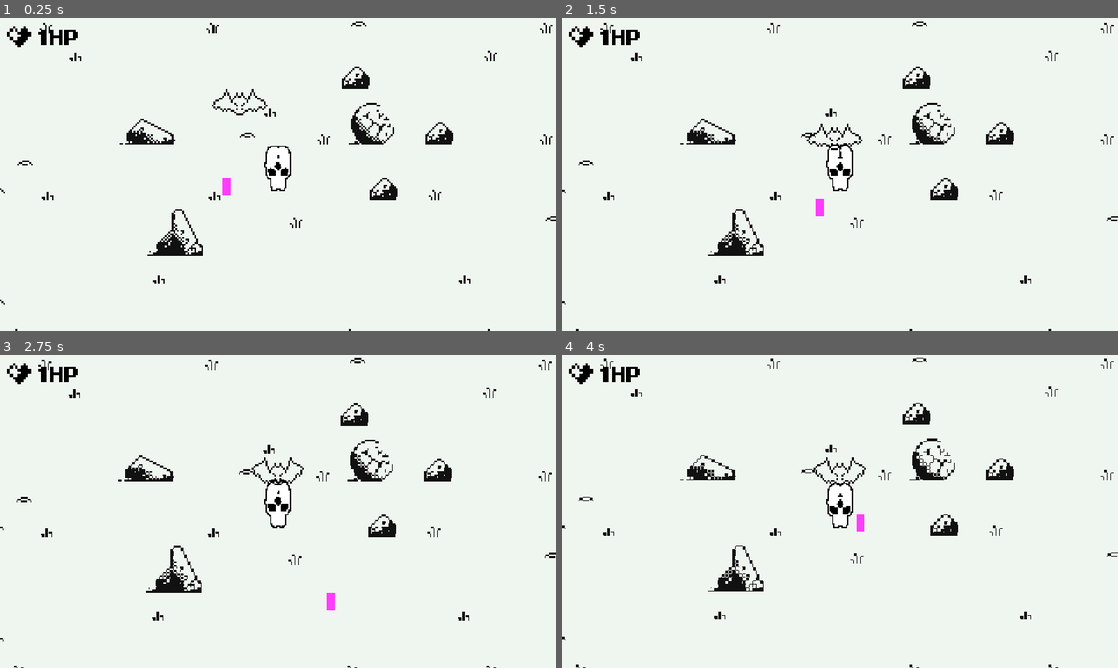
Above: before the commit, frames 1-4 (two rows, left to right).
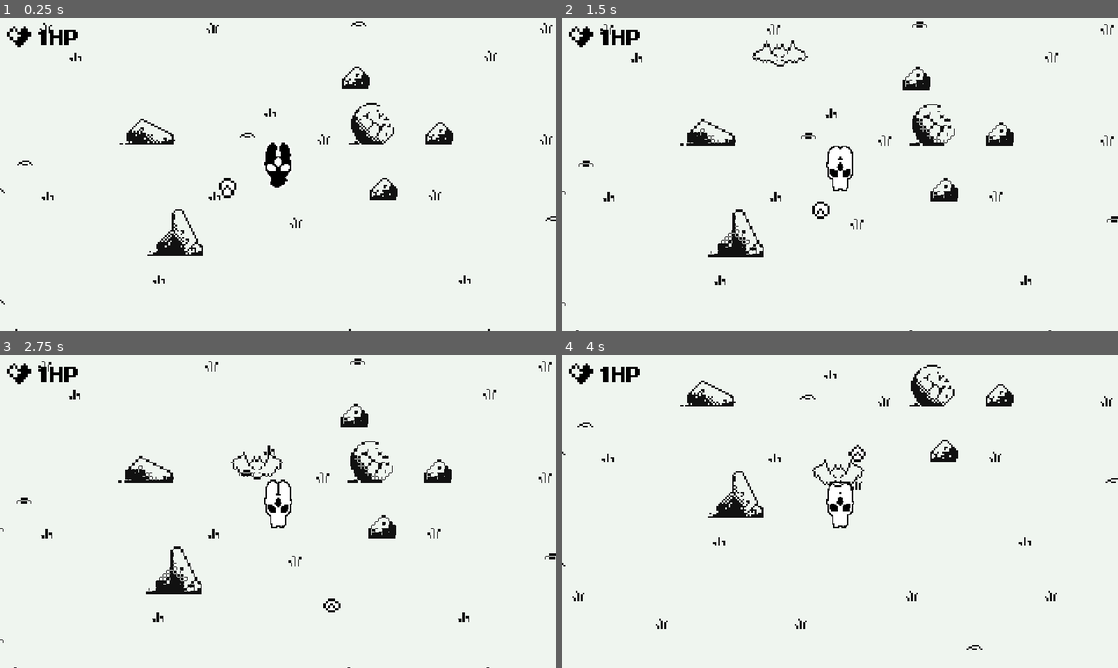
Above: after the commit, the same moments.

Repository: barssbekk/motherBaby
Game: Godot game, scene res://game.tscn
The game is run twice, just before and just after one commit, with the same random seed, the same clock (stepped at 60 frames per second) and the same inputs.
Inputs:
- Up to frame 1 (0.25 s): no input
- Up to frame 2 (1.5 s): hold Right (arrow_right) 0.53-1.28 s; hold Down (arrow_down) from 1.28 s (still down)
- Up to frame 3 (2.75 s): release Down (arrow_down) at 2.03 s; hold Right (arrow_right) from 2.03 s (still down)
- Up to frame 4 (4 s): release Right (arrow_right) at 2.78 s; hold Up (arrow_up) 2.78-3.53 s; hold Left (arrow_left) from 3.53 s (still down)

The runs differ from the first frame. In frame 1, 0.7% of the frame differs, in the area x 38-53%, y 22-58%; in frame 2, 1.3%; in frame 3, 1.5%; in frame 4, 4.1%, in the area x 0-100%, y 0-100%.

Commit message:
animations updated 0.2
+birth animation
+once birth logic
+baby animated sprite

Diff:
--- a/game.tscn
+++ b/game.tscn
@@ -152,7 +152,9 @@
 10:17/0/physics_layer_0/polygon_0/points = PackedVector2Array(-8, -8, 1.53125, -8, 8, 2.3125, 8, 8, -8, 8, -8, -0.1875)
 11:17/0 = 0
 12:17/0 = 0
+12:17/0/physics_layer_0/polygon_0/points = PackedVector2Array(-4.15625, 0.9375, 4.21875, -6.4375, 8, -6.25, 8, 8, -4.46875, 8)
 13:17/0 = 0
+13:17/0/physics_layer_0/polygon_0/points = PackedVector2Array(-8, -4.875, 6.71875, 1.5, 6.90625, 8, -8, 8)
 14:17/0 = 0
 15:17/0 = 0
 15:17/0/physics_layer_0/polygon_0/points = PackedVector2Array(0.40625, -5.625, 8, 0.375, 8, 8, -8, 8, -8, 1.625)
@@ -260,6 +262,7 @@
 4:30/0 = 0
 5:30/0 = 0
 6:30/0 = 0
+10:12/0 = 0
 
 [sub_resource type="TileSet" id="TileSet_qotdw"]
 physics_layer_0/collision_layer = 1
@@ -288,4 +291,5 @@
 
 [node name="Mob" parent="." instance=ExtResource("5_6v7r2")]
 z_index = 5
-position = Vector2(32, -100)
+position = Vector2(-2, -173)
+collision_mask = 2
--- a/scenes/baby.tscn
+++ b/scenes/baby.tscn
@@ -1,32 +1,76 @@
-[gd_scene load_steps=5 format=3 uid="uid://d26vwd4g3x0x8"]
+[gd_scene load_steps=11 format=3 uid="uid://d26vwd4g3x0x8"]
 
 [ext_resource type="Script" path="res://scripts/babyMovement.gd" id="1_sjrgl"]
+[ext_resource type="Texture2D" uid="uid://bplnrh7j6k0ug" path="res://assets/sprites/BabehAnims.png" id="2_f4uj0"]
 
 [sub_resource type="RectangleShape2D" id="RectangleShape2D_aicay"]
 size = Vector2(5, 10)
 
-[sub_resource type="CanvasTexture" id="CanvasTexture_rgjjr"]
+[sub_resource type="CircleShape2D" id="CircleShape2D_fum20"]
+radius = 6.5
 
-[sub_resource type="RectangleShape2D" id="RectangleShape2D_c3ddb"]
-size = Vector2(13, 17)
+[sub_resource type="AtlasTexture" id="AtlasTexture_d0n4o"]
+atlas = ExtResource("2_f4uj0")
+region = Rect2(0, 0, 42, 42)
+
+[sub_resource type="AtlasTexture" id="AtlasTexture_6bo0e"]
+atlas = ExtResource("2_f4uj0")
+region = Rect2(42, 0, 42, 42)
+
+[sub_resource type="AtlasTexture" id="AtlasTexture_yyjyc"]
+atlas = ExtResource("2_f4uj0")
+region = Rect2(84, 0, 42, 42)
+
+[sub_resource type="AtlasTexture" id="AtlasTexture_p3k6m"]
+atlas = ExtResource("2_f4uj0")
+region = Rect2(126, 0, 42, 42)
+
+[sub_resource type="AtlasTexture" id="AtlasTexture_hcrl8"]
+atlas = ExtResource("2_f4uj0")
+region = Rect2(168, 0, 42, 42)
+
+[sub_resource type="SpriteFrames" id="SpriteFrames_hxlul"]
+animations = [{
+"frames": [{
+"duration": 1.0,
+"texture": SubResource("AtlasTexture_d0n4o")
+}, {
+"duration": 1.0,
+"texture": SubResource("AtlasTexture_6bo0e")
+}, {
+"duration": 1.0,
+"texture": SubResource("AtlasTexture_yyjyc")
+}, {
+"duration": 1.0,
+"texture": SubResource("AtlasTexture_p3k6m")
+}, {
+"duration": 1.0,
+"texture": SubResource("AtlasTexture_hcrl8")
+}],
+"loop": true,
+"name": &"default",
+"speed": 5.0
+}]
 
 [node name="Baby" type="CharacterBody2D"]
 script = ExtResource("1_sjrgl")
 
 [node name="CollisionShape2D" type="CollisionShape2D" parent="."]
+visible = false
 position = Vector2(0.5, 0)
 shape = SubResource("RectangleShape2D_aicay")
-
-[node name="babySprite" type="Sprite2D" parent="."]
-modulate = Color(1, 0.235294, 1, 1)
-position = Vector2(0.5, 2.38419e-07)
-scale = Vector2(5, 10)
-texture = SubResource("CanvasTexture_rgjjr")
 
 [node name="Area2D" type="Area2D" parent="."]
 
 [node name="CollisionShape2D" type="CollisionShape2D" parent="Area2D"]
 position = Vector2(0.5, 0)
-shape = SubResource("RectangleShape2D_c3ddb")
+shape = SubResource("CircleShape2D_fum20")
+
+[node name="AnimatedSprite2D" type="AnimatedSprite2D" parent="."]
+position = Vector2(3, -1)
+scale = Vector2(1.42857, 1.42857)
+sprite_frames = SubResource("SpriteFrames_hxlul")
+autoplay = "default"
+frame_progress = 0.980927
 
 [connection signal="area_entered" from="Area2D" to="." method="_on_area_2d_area_entered"]
--- a/scenes/mob.tscn
+++ b/scenes/mob.tscn
@@ -1,7 +1,11 @@
-[gd_scene load_steps=4 format=3 uid="uid://f16y3mfyq1bv"]
+[gd_scene load_steps=7 format=3 uid="uid://f16y3mfyq1bv"]
 
 [ext_resource type="Script" path="res://scripts/mob.gd" id="1_rurde"]
+[ext_resource type="PackedScene" uid="uid://dc4xfsgjukcbm" path="res://scenes/HitboxComponent.tscn" id="2_ser45"]
 [ext_resource type="PackedScene" uid="uid://dpab547p7yqk4" path="res://scenes/bat.tscn" id="2_vlt1j"]
+[ext_resource type="PackedScene" uid="uid://bwdbnj13eriax" path="res://scenes/HealthComponent.tscn" id="3_l22xe"]
+
+[sub_resource type="CapsuleShape2D" id="CapsuleShape2D_cv2ch"]
 
 [sub_resource type="CapsuleShape2D" id="CapsuleShape2D_8a00q"]
 radius = 7.0
@@ -9,10 +13,22 @@
 [node name="Mob" type="CharacterBody2D"]
 script = ExtResource("1_rurde")
 
+[node name="HitboxComponent" parent="." node_paths=PackedStringArray("health_component") instance=ExtResource("2_ser45")]
+health_component = NodePath("../HealthComponent")
+
+[node name="CollisionShape2D" type="CollisionShape2D" parent="HitboxComponent"]
+position = Vector2(0, -3)
+rotation = -1.57079
+scale = Vector2(0.84, 1)
+shape = SubResource("CapsuleShape2D_cv2ch")
+
 [node name="bat" parent="." instance=ExtResource("2_vlt1j")]
 z_index = 5
 
 [node name="CollisionShape2D" type="CollisionShape2D" parent="."]
+visible = false
 position = Vector2(0, -3)
 rotation = -1.5708
 shape = SubResource("CapsuleShape2D_8a00q")
+
+[node name="HealthComponent" parent="." instance=ExtResource("3_l22xe")]
--- a/scenes/player.tscn
+++ b/scenes/player.tscn
@@ -1,9 +1,38 @@
-[gd_scene load_steps=38 format=3 uid="uid://cpijbgtfhbkqm"]
+[gd_scene load_steps=46 format=3 uid="uid://cpijbgtfhbkqm"]
 
 [ext_resource type="Script" path="res://scripts/playerMovement.gd" id="1_oy3nk"]
+[ext_resource type="Texture2D" uid="uid://dfyfj6546x60m" path="res://assets/sprites/MotherBirthAnims.png" id="2_4keos"]
 [ext_resource type="Texture2D" uid="uid://bq4g6h8yh20qp" path="res://assets/sprites/MotherIdleAnims.png" id="2_vcn84"]
 [ext_resource type="Texture2D" uid="uid://d4ea5agow1vd0" path="res://assets/sprites/MotherRunAnims.png" id="3_26h0w"]
 
+[sub_resource type="AtlasTexture" id="AtlasTexture_83wq4"]
+atlas = ExtResource("2_4keos")
+region = Rect2(0, 0, 64, 64)
+
+[sub_resource type="AtlasTexture" id="AtlasTexture_201u8"]
+atlas = ExtResource("2_4keos")
+region = Rect2(64, 0, 64, 64)
+
+[sub_resource type="AtlasTexture" id="AtlasTexture_24le6"]
+atlas = ExtResource("2_4keos")
+region = Rect2(128, 0, 64, 64)
+
+[sub_resource type="AtlasTexture" id="AtlasTexture_epcxn"]
+atlas = ExtResource("2_4keos")
+region = Rect2(192, 0, 64, 64)
+
+[sub_resource type="AtlasTexture" id="AtlasTexture_7xdfa"]
+atlas = ExtResource("2_4keos")
+region = Rect2(256, 0, 64, 64)
+
+[sub_resource type="AtlasTexture" id="AtlasTexture_56ii1"]
+atlas = ExtResource("2_4keos")
+region = Rect2(64, 0, 64, 64)
+
+[sub_resource type="AtlasTexture" id="AtlasTexture_f7lnq"]
+atlas = ExtResource("2_4keos")
+region = Rect2(128, 0, 64, 64)
+
 [sub_resource type="AtlasTexture" id="AtlasTexture_al74m"]
 atlas = ExtResource("2_vcn84")
 region = Rect2(0, 0, 64, 64)
@@ -134,6 +163,32 @@
 
 [sub_resource type="SpriteFrames" id="SpriteFrames_gklh0"]
 animations = [{
+"frames": [{
+"duration": 1.0,
+"texture": SubResource("AtlasTexture_83wq4")
+}, {
+"duration": 1.0,
+"texture": SubResource("AtlasTexture_201u8")
+}, {
+"duration": 1.0,
+"texture": SubResource("AtlasTexture_24le6")
+}, {
+"duration": 1.0,
+"texture": SubResource("AtlasTexture_epcxn")
+}, {
+"duration": 1.0,
+"texture": SubResource("AtlasTexture_7xdfa")
+}, {
+"duration": 1.0,
+"texture": SubResource("AtlasTexture_56ii1")
+}, {
+"duration": 1.0,
+"texture": SubResource("AtlasTexture_f7lnq")
+}],
+"loop": false,
+"name": &"birth",
+"speed": 5.0
+}, {
 "frames": [{
 "duration": 1.0,
 "texture": SubResource("AtlasTexture_al74m")
@@ -255,8 +310,10 @@
 position = Vector2(0, -1)
 scale = Vector2(0.755371, 0.755371)
 sprite_frames = SubResource("SpriteFrames_gklh0")
-animation = &"idle"
+animation = &"birth"
 autoplay = "idle"
+frame = 6
+frame_progress = 1.0
 
 [node name="CollisionShape2D" type="CollisionShape2D" parent="."]
 position = Vector2(0, -3)
--- a/scripts/playerMovement.gd
+++ b/scripts/playerMovement.gd
@@ -1,10 +1,21 @@
 extends CharacterBody2D
 
 @export var movement_speed : float = 70
+var character_direction : Vector2
+var is_born = false # for Birth animation
 
-var character_direction : Vector2
+func _ready() -> void:
+	$AnimatedSprite2D.play("birth") #Birth animation
+	$AnimatedSprite2D.connect("animation_finished", Callable(self, "_on_animation_finished"))
+
 
 func _physics_process(delta: float) -> void:
+
+	if not is_born:
+		velocity = Vector2.ZERO
+		move_and_slide()
+		return
+
 	character_direction.x = Input.get_axis("move_left", "move_right")
 	character_direction.y = Input.get_axis("move_up", "move_down")
 
@@ -18,10 +29,13 @@
 	if character_direction.length() > 0:
 		velocity = character_direction.normalized() * movement_speed
 		if $AnimatedSprite2D.animation != "run":
-			$AnimatedSprite2D.animation = "run"
+			$AnimatedSprite2D.play("run")
 	else:
 		velocity = Vector2.ZERO
 		if $AnimatedSprite2D.animation != "idle":
-			$AnimatedSprite2D.animation = "idle"
+			$AnimatedSprite2D.play("idle")
 
 	move_and_slide()
+
+func _on_animation_finished():
+	is_born = true
Binary file added: assets/sprites/BabehAnims.png
Not shown, added: assets/sprites/BabehAnims.png.import
